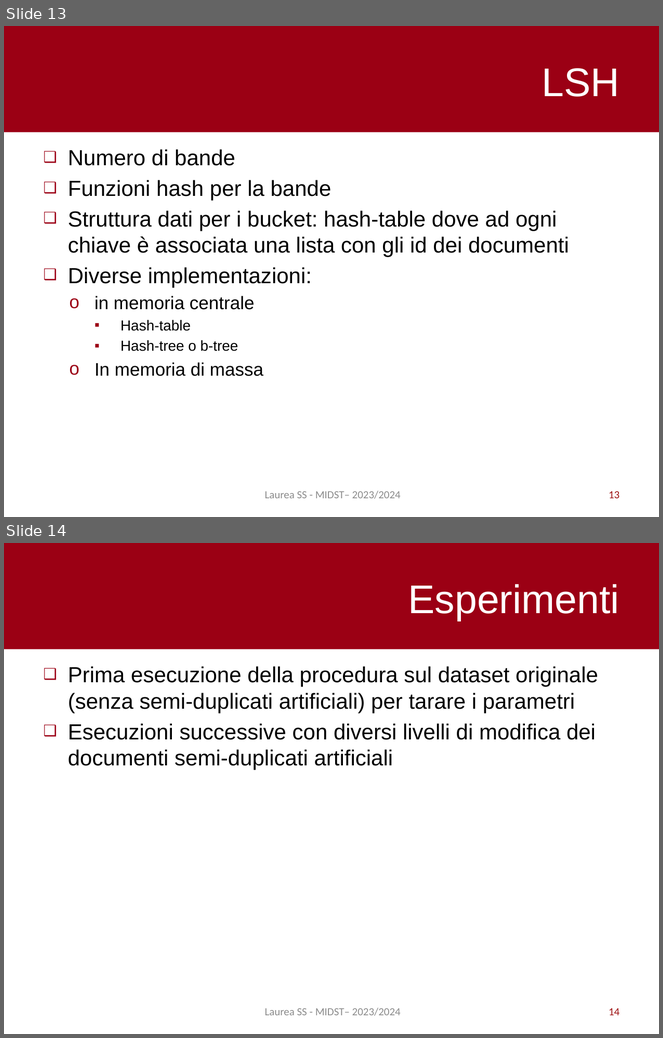
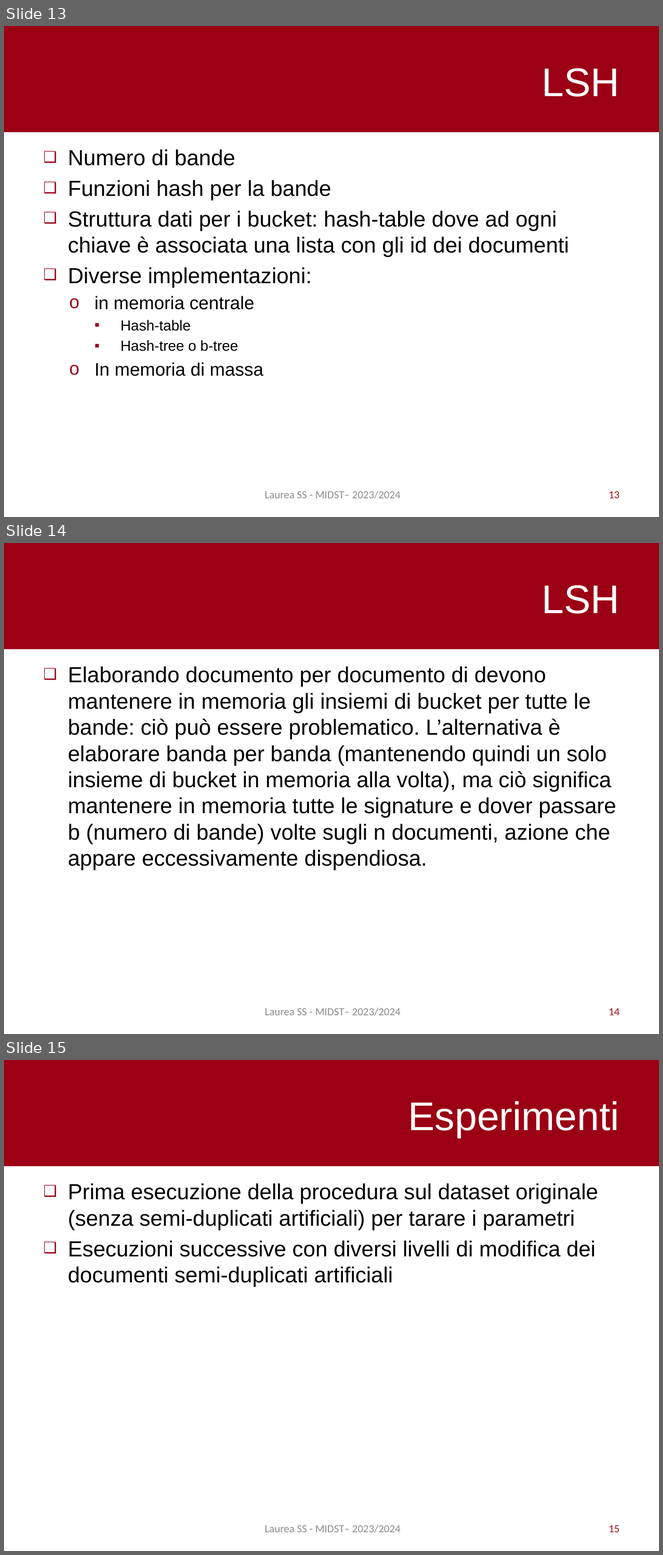
Before and after one commit to pietro-stangherlin/near_duplicate_doc_lsh, a slide deck: slides/ita/slides_ita.pptx. Shown one above the other, each under a label of ours: slides 13 and 14 before the commit, slides 13, 14 and 15 after it. The pictures are 663x1038 and 663x1555 pixels, drawn with LibreOffice and Linux fonts; fonts in the diff are those of the drawing. Boxes give left, top, right and bottom in pixels: in the first picture for what was removed or moved away, otherwise in the second. Text is boxed around its words. In the diff, an @@ line names an element or a change of style, - is before the commit and + after.

```diff
--- a/slides/ita/slides_ita.pptx
+++ b/slides/ita/slides_ita.pptx
@@ slide 14 added at bbox=[4, 543, 659, 1034], background #FFFFFF; not listed: 1 template element that a slide beside it also shows @@
@@ title added at bbox=[542, 585, 620, 614], 44 pt, text #FFFFFF @@
+LSH
@@ text added at bbox=[68, 666, 616, 871], 24 pt, text #000000 @@
+❑ Elaborando documento per documento di devono mantenere in memoria gli insiemi di bucket per tutte le bande: ciò può essere problematico. L’alternativa è elaborare banda per banda (mantenendo quindi un solo insieme di bucket in memoria alla volta), ma ciò significa mantenere in memoria tutte le signature e dover passare b (numero di bande) volte sugli n documenti, azione che appare eccessivamente dispendiosa.
@@ text added at bbox=[265, 1008, 401, 1016], 12 pt, text #8C8C8C @@
+Laurea SS - MIDST– 2023/2024
@@ page number added at bbox=[609, 1008, 620, 1016], 12 pt, text #9E1213 @@
+14
@@ what was slide 14 is now slide 15 @@
@@ page number at bbox=[609, 1525, 620, 1533]: text changed @@
-14
+15
```
Also in this commit, not shown: 1 slide changed, 6 other files.
